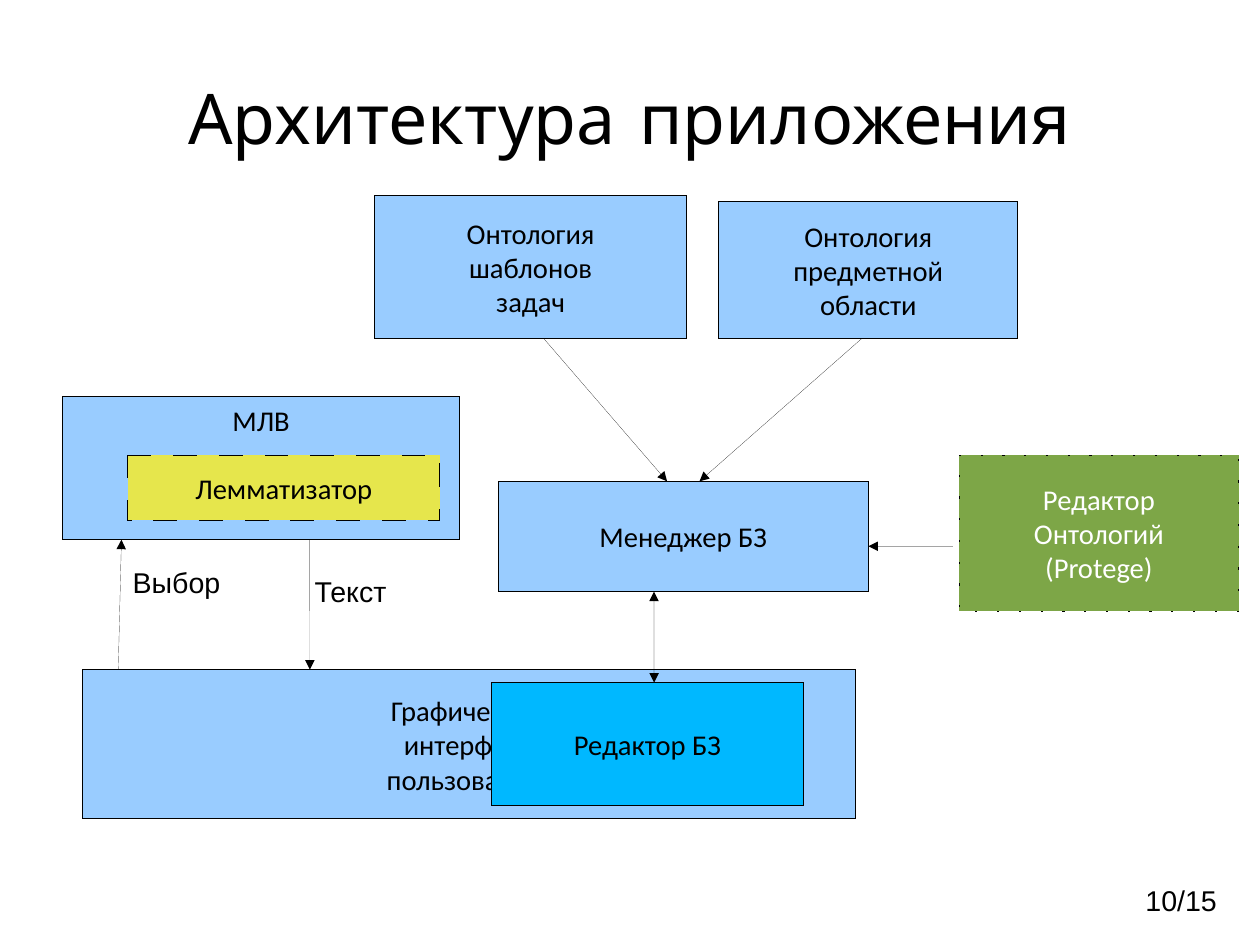
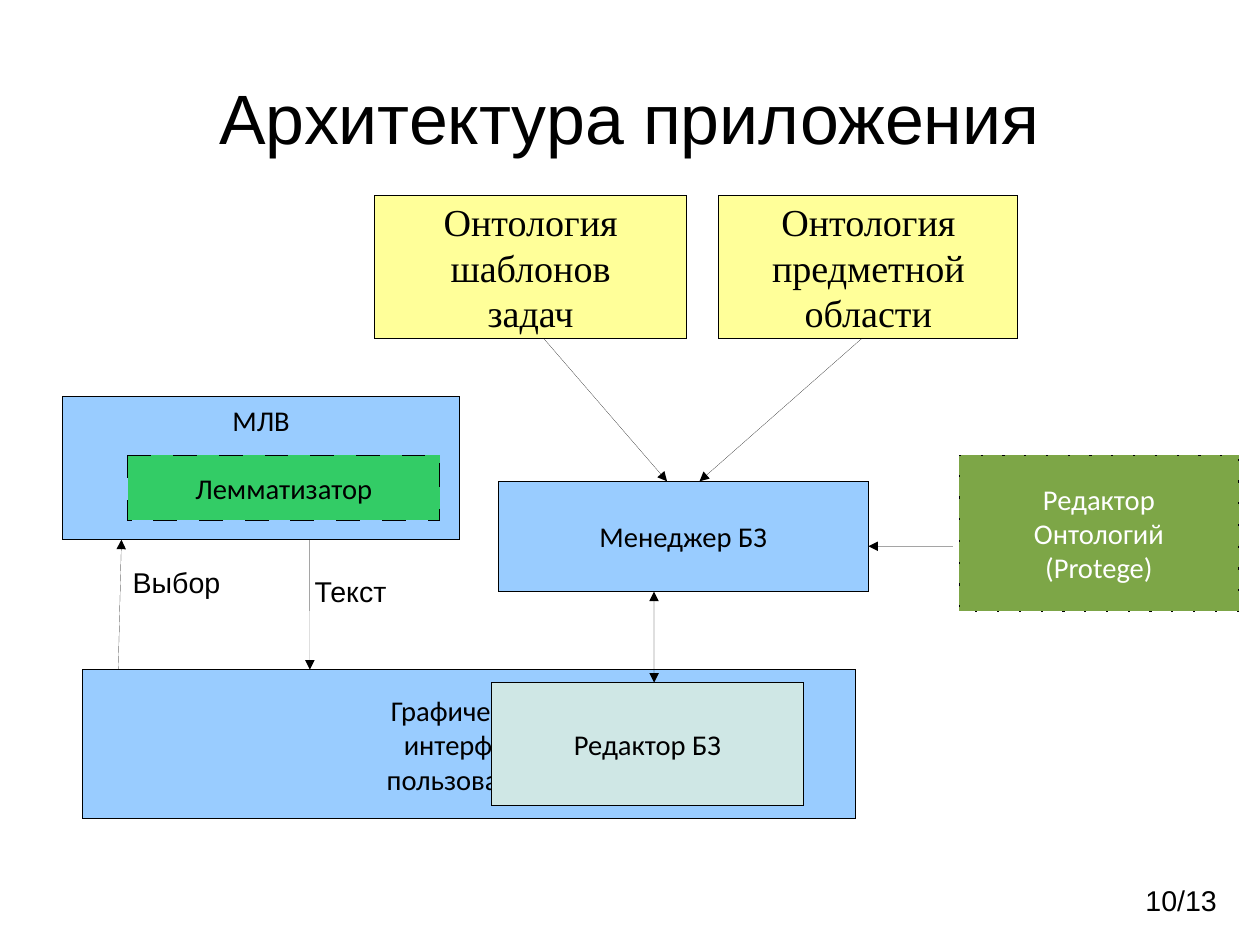
Before and after one commit to vinni-au/l-gen, a slide deck: slide 10 of Презентация.odp. Drawn at 1260x945 pixels with LibreOffice and Linux fonts; fonts in the diff are those of the drawing. Boxes give left, top, right and bottom in pixels: in the first picture for what was removed or moved away, otherwise in the second. Text is boxed around its words. In the diff, an @@ line names an element or a change of style, - is before the commit and + after.

```diff
--- a/Презентация.odp
+++ b/Презентация.odp
@@ title "Архитектура приложения" at box(219, 96, 1039, 157): font Comic Neue to Arial @@
@@ rectangle "Онтология" at box(375, 196, 687, 338): size 18 to 24 pt, font Calibri to Times New Roman; fill #99CCFF to #FFFF99 @@
@@ rectangle "Онтология" at box(719, 196, 1018, 338): size 18 to 24 pt, font Calibri to Times New Roman; fill #99CCFF to #FFFF99 @@
@@ rectangle "Онтология": place and size @@
-rectangle "Онтология" at box(719, 202, 1018, 338)
+rectangle "Онтология" at box(719, 196, 1018, 338)
@@ rectangle "Лемматизатор" at box(128, 455, 440, 520): fill #E6E64C to #33CC66 @@
@@ rectangle "Редактор БЗ" at box(492, 683, 804, 806): fill #00B8FF to #CFE7E5 @@
@@ page number at box(1145, 890, 1216, 912): text changed @@
-10/15
+10/13
```
Also in this commit, not shown: 11 other slides changed, 1 slide added, 3 slides removed.
